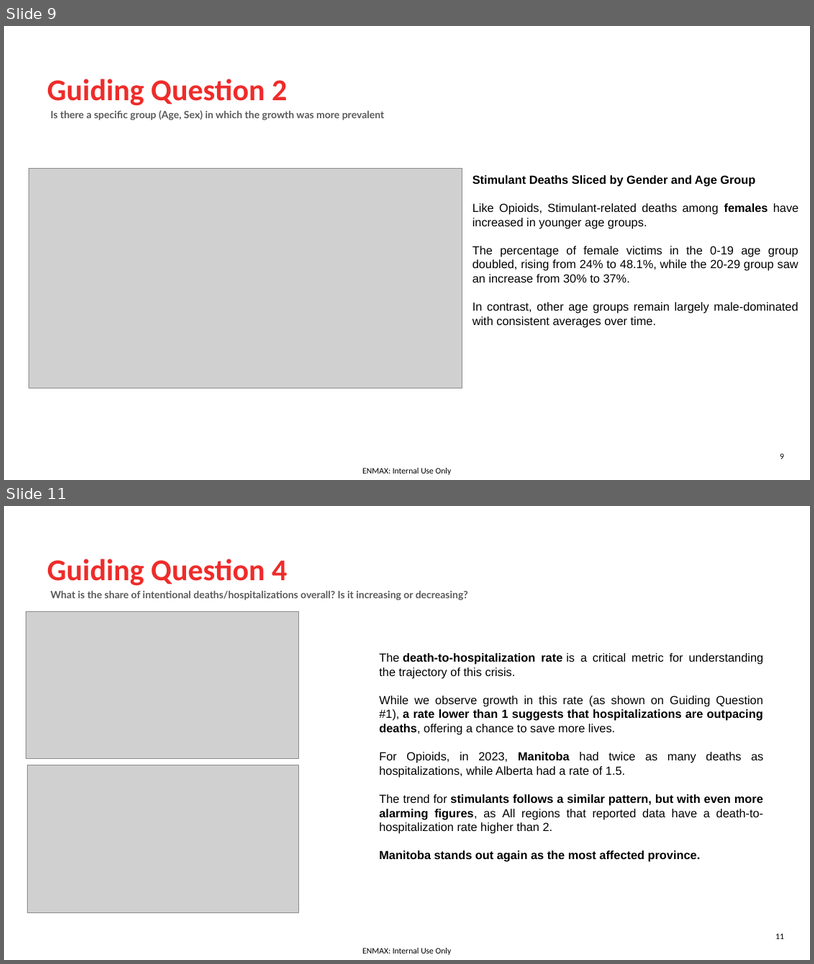
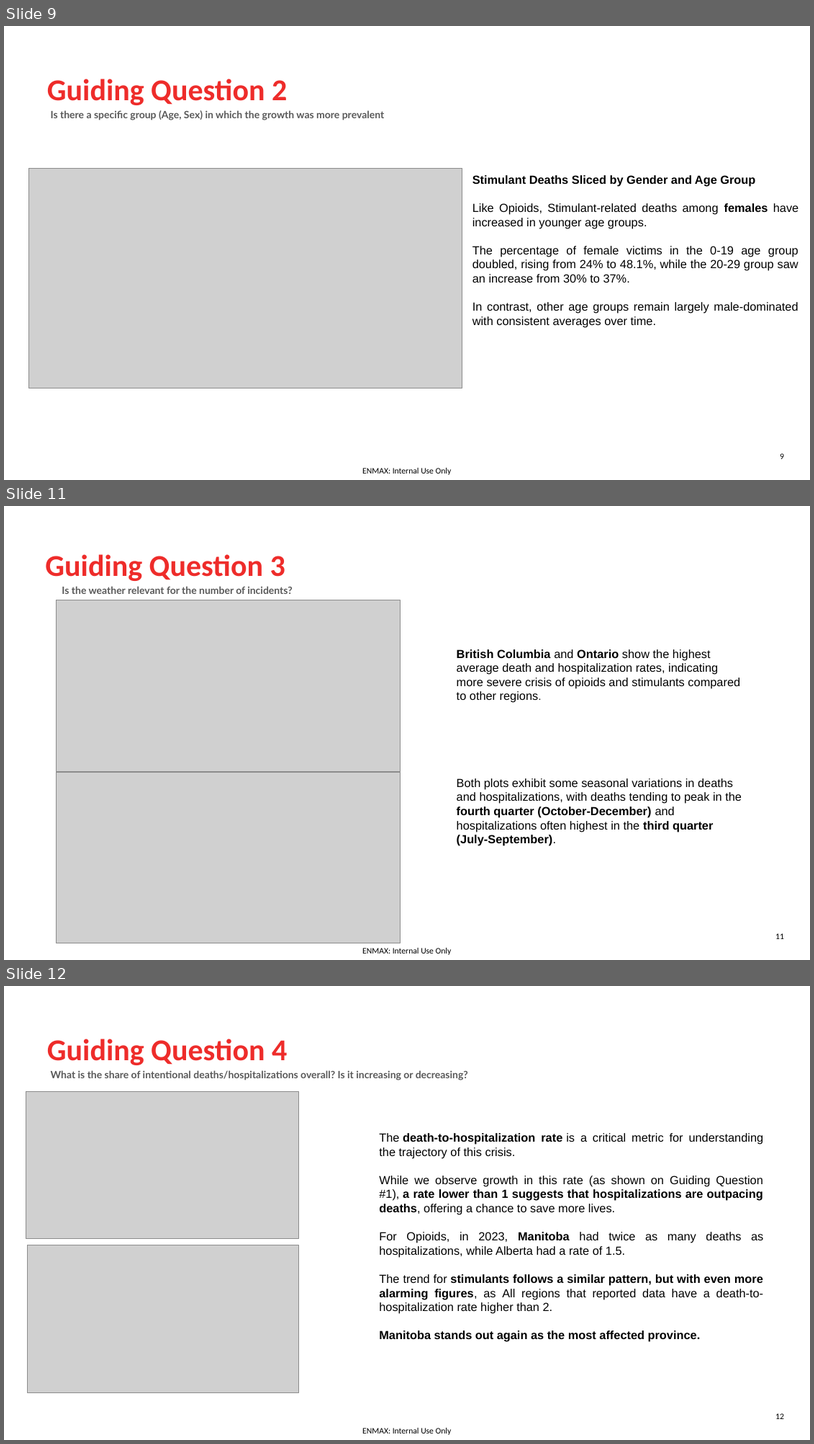
Before and after one commit to jricardobt1/UofC, a slide deck: DATA601/Project/20250213_Project Presentation.pptx. Shown one above the other, each under a label of ours: slides 9 and 11 before the commit, slides 9, 11 and 12 after it; the slides between them are not shown. The pictures are 814x964 and 814x1444 pixels, drawn with LibreOffice and Linux fonts; fonts in the diff are those of the drawing; grey boxes stand for pictures; background and template pictures are left out. Boxes give left, top, right and bottom in pixels: in the first picture for what was removed or moved away, otherwise in the second. Text is boxed around its words. In the diff, an @@ line names an element or a change of style, - is before the commit and + after.

```diff
--- a/DATA601/Project/20250213_Project Presentation.pptx
+++ b/DATA601/Project/20250213_Project Presentation.pptx
@@ slide 11 added at (4, 506, 810, 960), background picture (left out); not listed: 1 template element that a slide beside it also shows @@
@@ title added at (45, 554, 286, 581), 36 pt, text #EE2C2A, bold @@
+Guiding Question 3
@@ text added at (62, 586, 292, 594), 12 pt, text #595959, bold @@
+Is the weather relevant for the number of incidents?
@@ picture added at (56, 600, 400, 772) @@
@@ text added at (457, 649, 742, 846), 14 pt, text #000000 @@
+British Columbia and Ontario show the highest average death and hospitalization rates, indicating more severe crisis of opioids and stimulants compared to other regions.
+Both plots exhibit some seasonal variations in deaths and hospitalizations, with deaths tending to peak in the fourth quarter (October-December) and hospitalizations often highest in the third quarter (July-September).
@@ picture added at (56, 772, 400, 943) @@
@@ page number added at (776, 933, 784, 939), 10 pt, text #000000 @@
+11
@@ what was slide 11 is now slide 12 @@
@@ page number at (776, 1413, 784, 1419): text changed @@
-11
+12
```
Also in this commit, not shown: 4 slides changed.
